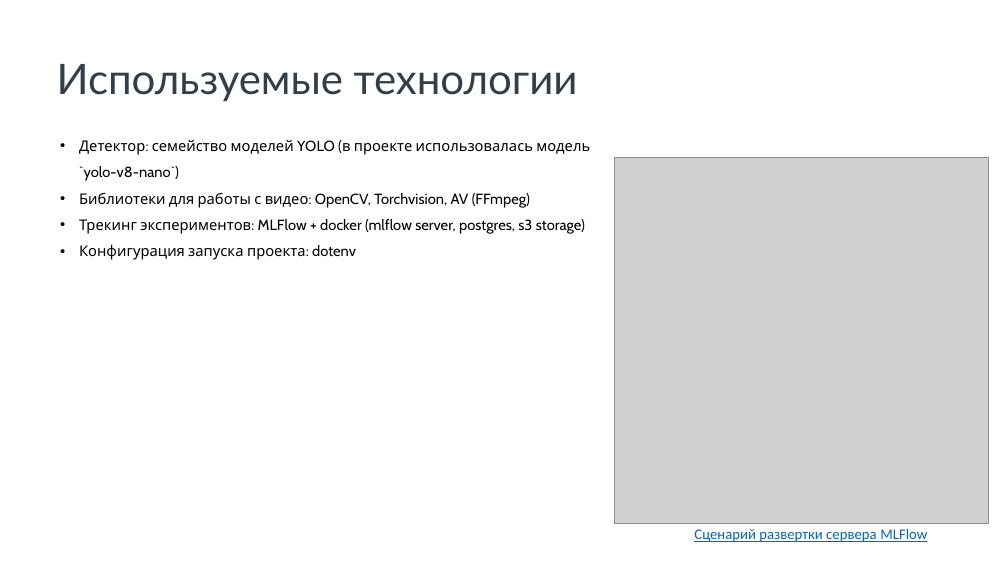
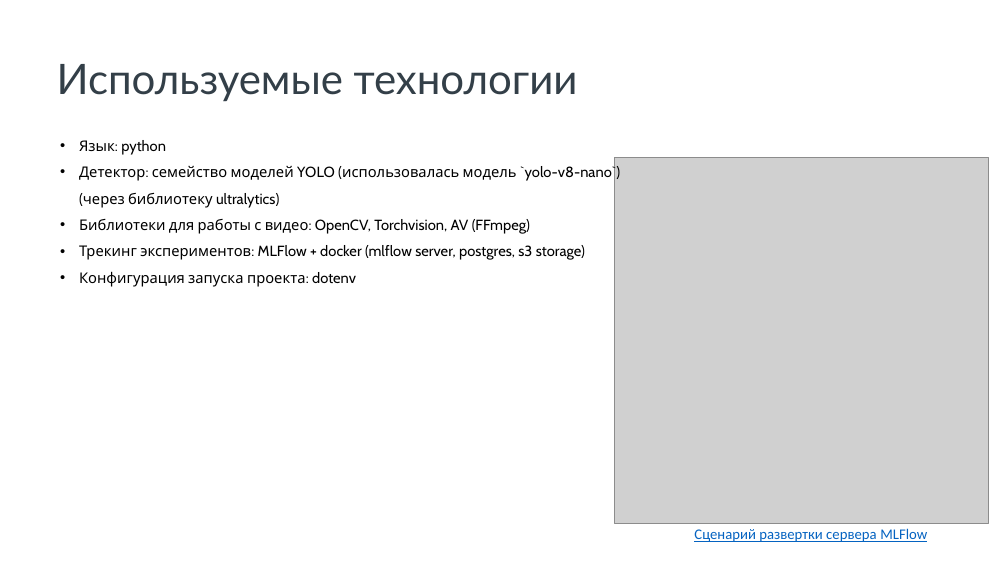
Before and after one commit to alexj-smolin/ds-school-project, a slide deck: slide 6 of references/Презентация проекта.pptx. Drawn at 1008x567 pixels with LibreOffice and Linux fonts; fonts in the diff are those of the drawing; grey boxes stand for pictures; background and template pictures are left out. Boxes give left, top, right and bottom in pixels: in the first picture for what was removed or moved away, otherwise in the second. Text is boxed around its words. In the diff, an @@ line names an element or a change of style, - is before the commit and + after.

```diff
--- a/references/Презентация проекта.pptx
+++ b/references/Презентация проекта.pptx
@@ text at [79, 140, 620, 208]: text changed @@
-• Детектор: семейство моделей YOLO (в проекте использовалась модель `yolo-v8-nano`)
+• Язык: python
+• Детектор: семейство моделей YOLO (использовалась модель `yolo-v8-nano`)
+  (через библиотеку ultralytics)
```
Also in this commit, not shown: 6 other slides changed, 13 other files.
